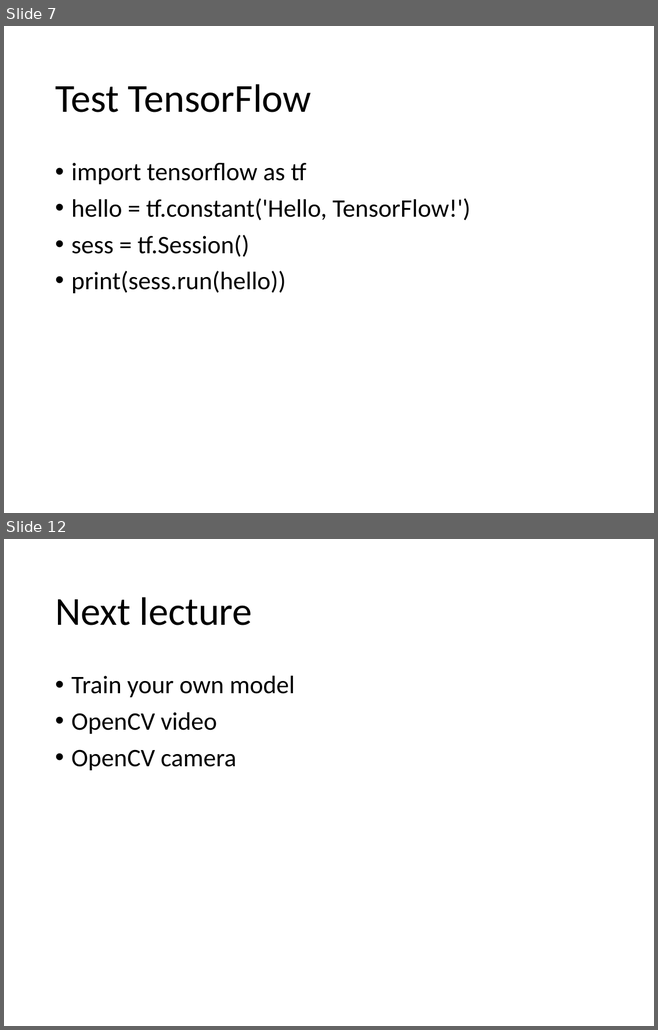
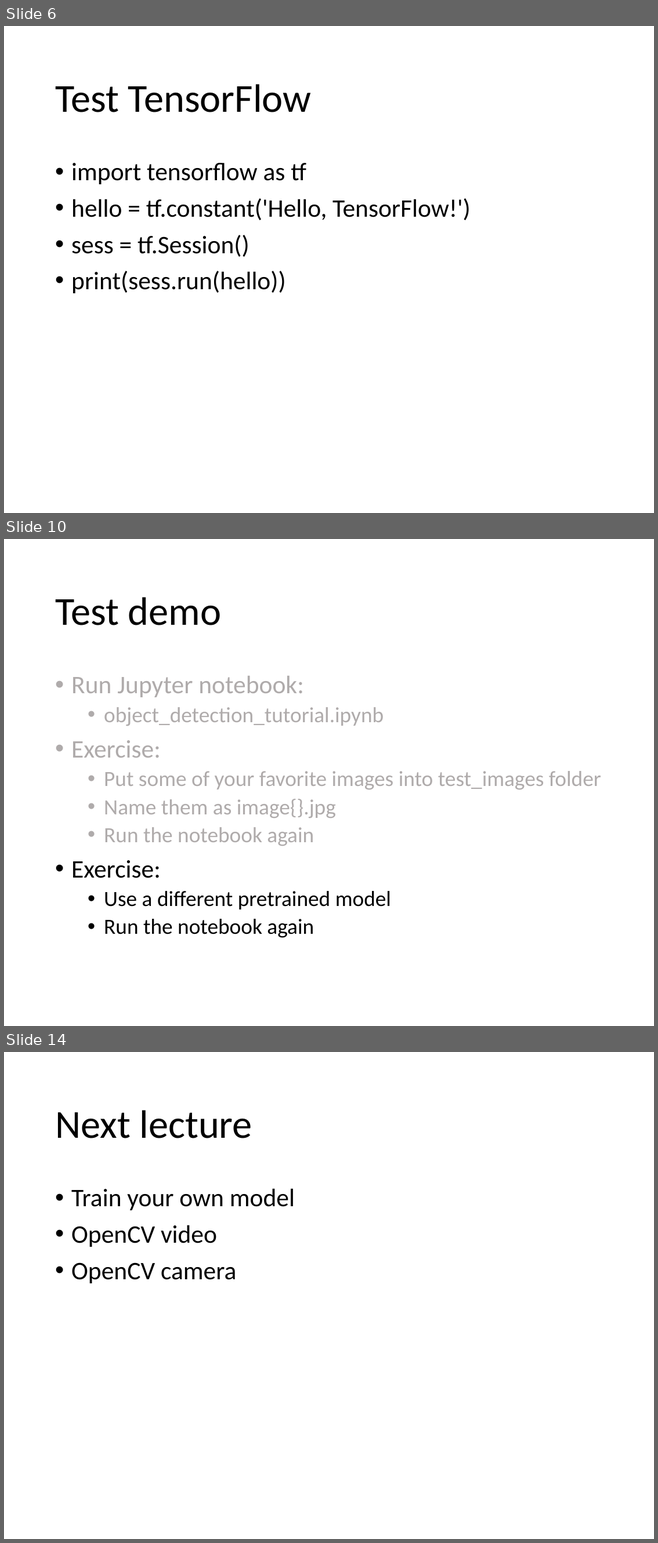
Before and after one commit to YichaoOU/self_driving_car, a slide deck: Tutorial/TensorFlow-Obj-API.pptx. Shown one above the other, each under a label of ours: slides 7 and 12 before the commit, slides 6, 10 and 14 after it; the slides between them are not shown. The pictures are 658x1030 and 658x1543 pixels, drawn with LibreOffice and Linux fonts; fonts in the diff are those of the drawing. Boxes give left, top, right and bottom in pixels: in the first picture for what was removed or moved away, otherwise in the second. Text is boxed around its words. In the diff, an @@ line names an element or a change of style, - is before the commit and + after.

```diff
--- a/Tutorial/TensorFlow-Obj-API.pptx
+++ b/Tutorial/TensorFlow-Obj-API.pptx
@@ slide 10 added at bbox=[4, 539, 654, 1026], background #FFFFFF @@
@@ title added at bbox=[55, 597, 221, 625], 44 pt, text #000000 @@
+Test demo
@@ text added at bbox=[71, 676, 601, 938], 24 pt, text #AFABAB @@
+• Run Jupyter notebook:
+  • object_detection_tutorial.ipynb
+• Exercise:
+  • Put some of your favorite images into test_images folder
+  • Name them as image{}.jpg
+  • Run the notebook again
+• Exercise:
+  • Use a different pretrained model
+  • Run the notebook again
@@ what was slide 7 is now slide 6 @@
@@ what was slide 12 is now slide 14 @@
```
Also in this commit, not shown: 5 slides changed, 2 other slides added, 1 slide removed, 22 other files.
